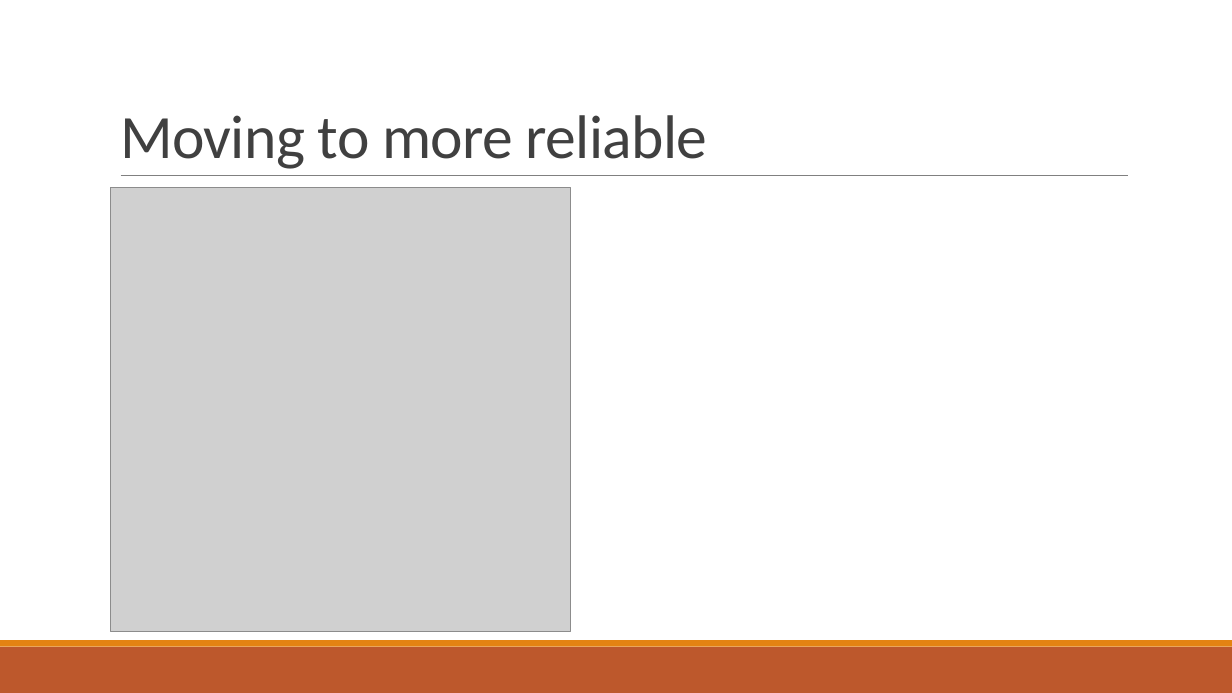
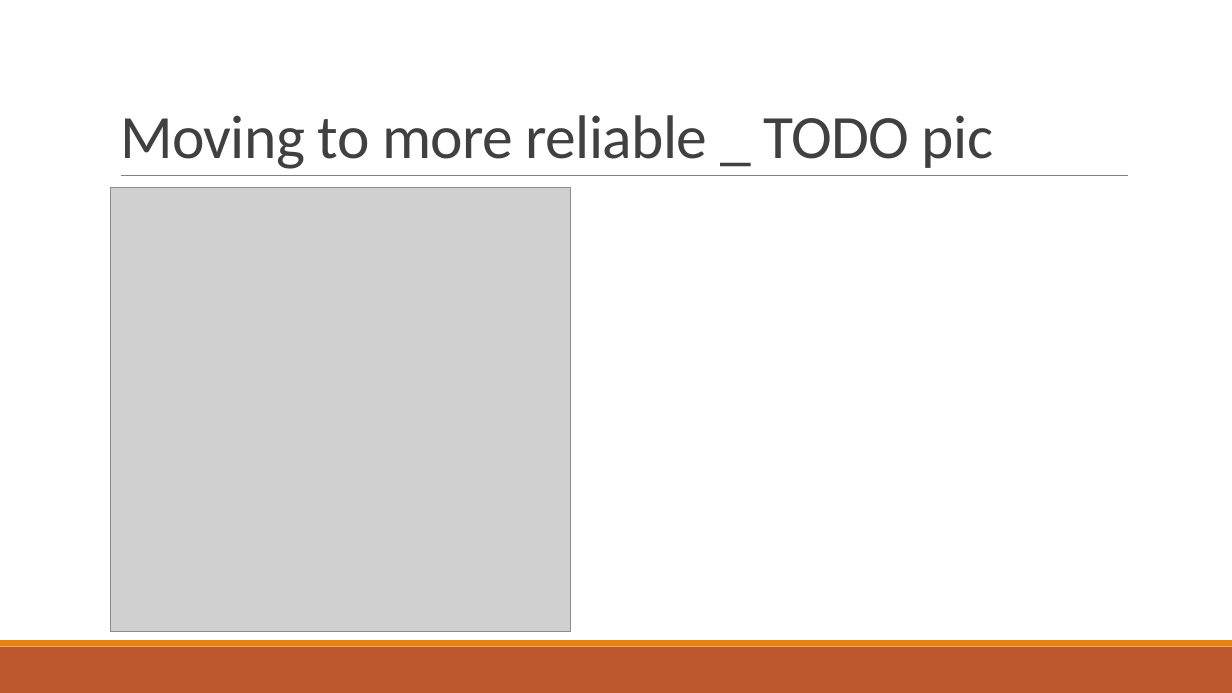
Before and after one commit to PStahl/master_thesis, a slide deck: slide 19 of presentation/presentation2.pptx. Drawn at 1232x693 pixels with LibreOffice and Linux fonts; fonts in the diff are those of the drawing; grey boxes stand for pictures. Boxes give left, top, right and bottom in pixels: in the first picture for what was removed or moved away, otherwise in the second. Text is boxed around its words. In the diff, an @@ line names an element or a change of style, - is before the commit and + after.

```diff
--- a/presentation/presentation2.pptx
+++ b/presentation/presentation2.pptx
@@ title at (120,115,993,169): text changed @@
-Moving to more reliable
+Moving to more reliable _ TODO pic
```
Also in this commit, not shown: 21 other slides changed, 1 slide added, 5 slides removed.
